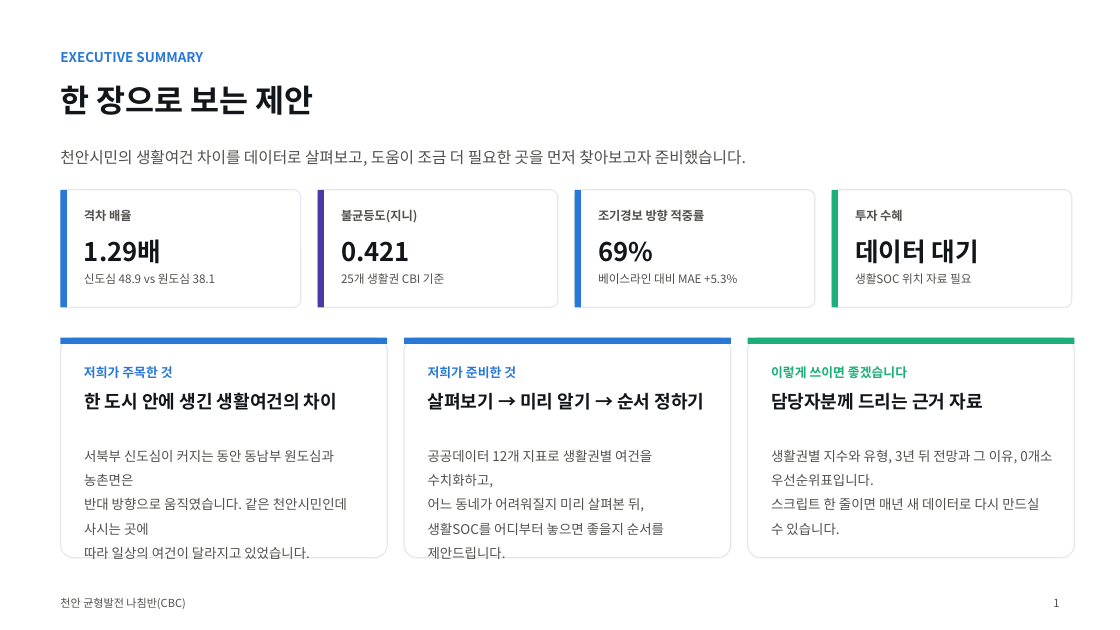
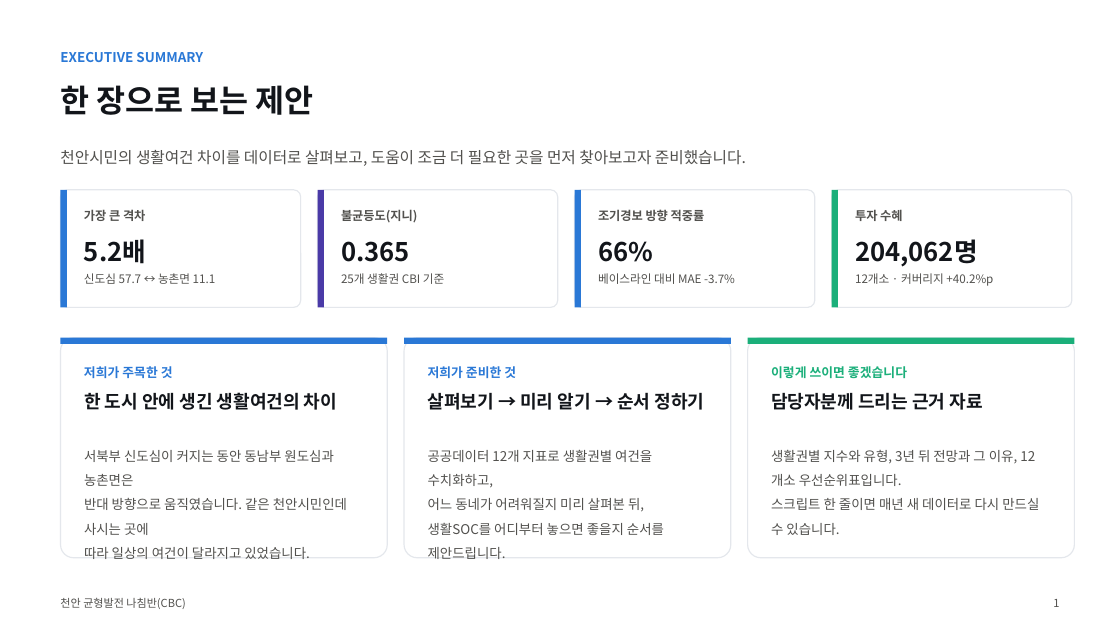
Before and after one commit to BioCode67/2026-AI-, a slide deck: slide 2 of deliverables/기획서_천안균형발전나침반_CBC.pptx. Drawn at 1120x630 pixels with LibreOffice and Linux fonts; fonts in the diff are those of the drawing. Boxes give left, top, right and bottom in pixels: in the first picture for what was removed or moved away, otherwise in the second. Text is boxed around its words. In the diff, an @@ line names an element or a change of style, - is before the commit and + after.

```diff
--- a/deliverables/기획서_천안균형발전나침반_CBC.pptx
+++ b/deliverables/기획서_천안균형발전나침반_CBC.pptx
@@ text at [84,209,145,221]: text changed @@
-격차 배율
+가장 큰 격차
@@ text at [84,239,146,264]: text changed @@
-1.29배
+5.2배
@@ text at [855,239,978,267]: text changed @@
-데이터 대기
+204,062명
@@ text at [341,241,410,262]: text changed @@
-0.421
+0.365
@@ text at [598,241,653,262]: text changed @@
-69%
+66%
@@ text at [84,273,216,284]: text changed @@
-신도심 48.9 vs 원도심 38.1
+신도심 57.7 ↔ 농촌면 11.1
@@ text at [598,273,735,284]: text changed @@
-베이스라인 대비 MAE +5.3%
+베이스라인 대비 MAE -3.7%
@@ text at [855,273,993,286]: text changed @@
-생활SOC 위치 자료 필요
+12개소 · 커버리지 +40.2%p
@@ text at [771,450,1017,486]: text changed @@
-생활권별 지수와 유형, 3년 뒤 전망과 그 이유, 0개소 우선순위표입니다.
+생활권별 지수와 유형, 3년 뒤 전망과 그 이유, 12개소 우선순위표입니다.
```
Also in this commit, not shown: 16 other slides changed, 2 slides added, 1 slide removed, 26 other files.
